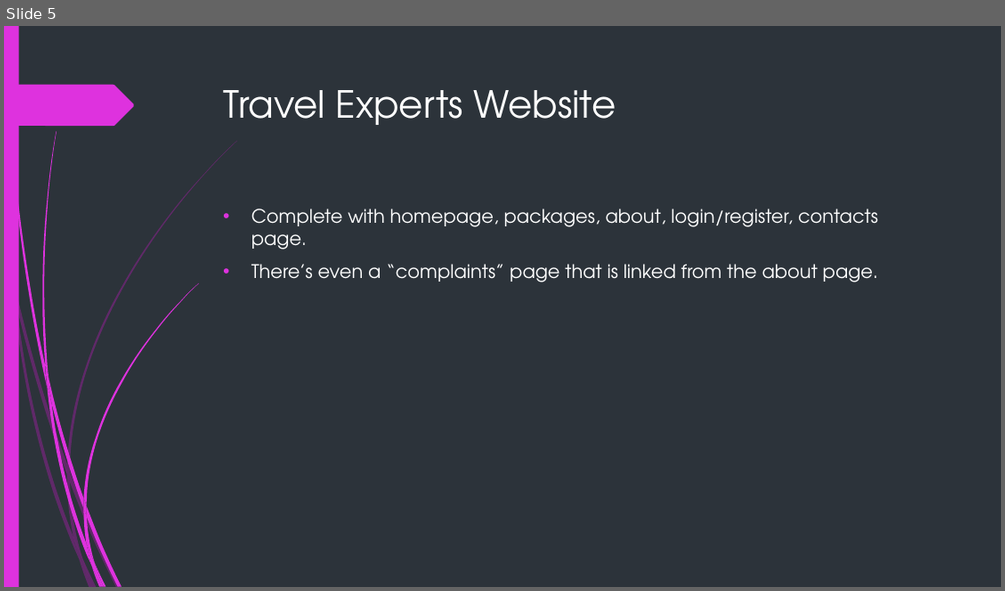
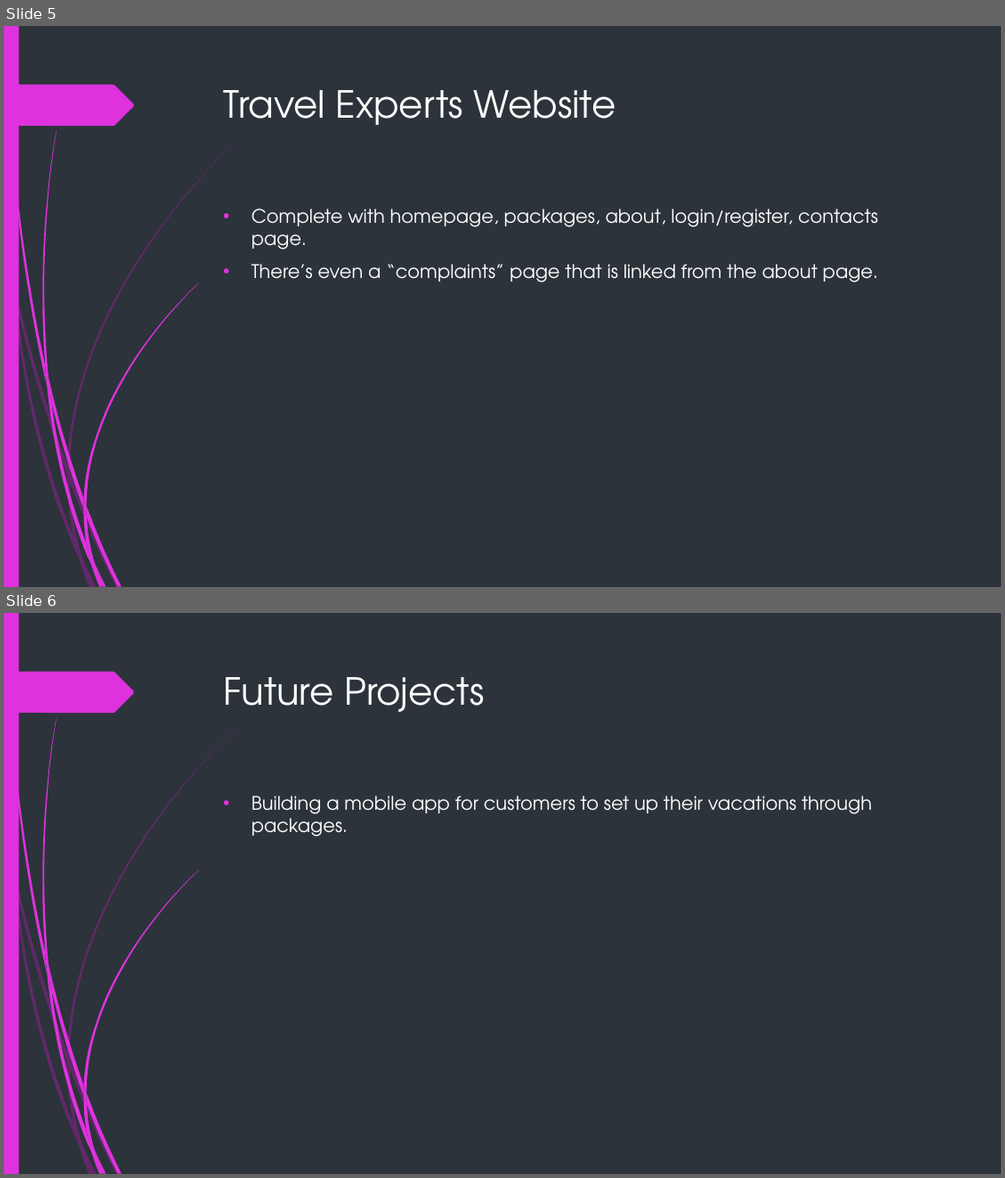
Before and after one commit to RoyalBis/OOSD-PROJ2-TEAM5, a slide deck: OOSD_Project2_Team5_Presentation.pptx. Shown one above the other, each under a label of ours: slide 5 before the commit, slides 5 and 6 after it. The pictures are 1005x591 and 1005x1178 pixels, drawn with LibreOffice and Linux fonts; fonts in the diff are those of the drawing. Boxes give left, top, right and bottom in pixels: in the first picture for what was removed or moved away, otherwise in the second. Text is boxed around its words. In the diff, an @@ line names an element or a change of style, - is before the commit and + after.

```diff
--- a/OOSD_Project2_Team5_Presentation.pptx
+++ b/OOSD_Project2_Team5_Presentation.pptx
@@ slide 6 added at (x1=4, y1=613, x2=1001, y2=1174), background #2C333A; not listed: 24 template elements that a slide beside it also shows @@
@@ title added at (x1=224, y1=677, x2=484, y2=712), 36 pt, text #FFFFFF @@
+Future Projects
@@ text added at (x1=251, y1=795, x2=872, y2=836), 18 pt, text #FFFFFF @@
+• Building a mobile app for customers to set up their vacations through packages.
```
Also in this commit, not shown: 2 slides changed, 1 other file.
